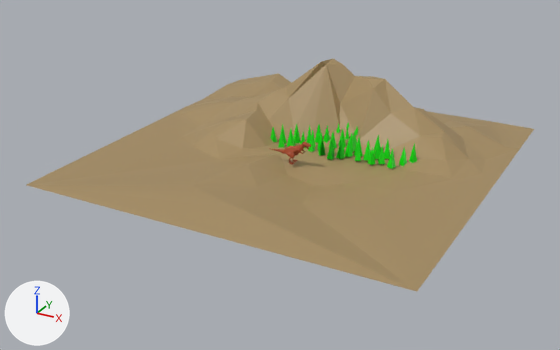
One commit to the Blender file Dino.blend: the scene before it, then after it.
Before and after are seen from a 50 mm lens placed at (52.5, -102.8, 47.0), pointed at (-1.9, -3.9, -2.5). Lighting does not change. The marker at lower left points along +X, +Y and +Z.

In view in the first picture: 'Landscape', 'Plane'.
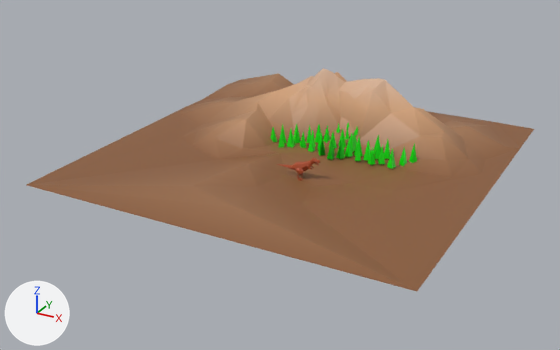
What changed in the scene script:
```text
Change mat_mountain:
    where n0 = _N.new('ShaderNodeBsdfPrincipled'); n0.name = 'Principled BSDF'
    remove n0.inputs[0].default_value = (0.378, 0.265, 0.12, 1.0)  # 'Base Color', brown #a58d61
    add n2 = _N.new('ShaderNodeTexCoord'); n2.name = 'Texture Coordinate'
    add n3 = _N.new('ShaderNodeSeparateXYZ'); n3.name = 'Separate XYZ'
    add n4 = _N.new('ShaderNodeValToRGB'); n4.name = 'Color Ramp'
    add while len(n4.color_ramp.elements) > 1: n4.color_ramp.elements.remove(n4.color_ramp.elements[-1])
    add n4.color_ramp.elements[0].position = 0.0; n4.color_ramp.elements[0].color = (0.262, 0.108, 0.0406, 1.0)
    add _e = n4.color_ramp.elements.new(0.195); _e.color = (0.631, 0.352, 0.185, 1.0)
    add _e = n4.color_ramp.elements.new(1.0); _e.color = (1.0, 1.0, 1.0, 1.0)
    add _L.new(n2.outputs[3], n3.inputs[0])  # 'Object' to 'Vector'
    add _L.new(n4.outputs[0], n0.inputs[0])  # 'Color' to 'Base Color'
    add _L.new(n3.outputs[2], n4.inputs[0])  # 'Z' to 'Factor'
Change me_grid:
    used by ob_landscape; location = (0.0, 0.0, 0.0); scale = (30.0, 30.0, 30.0)
    verts and faces of me_grid; kept vertices keep their numbers, new ones are numbered from 112
    before: 92 (-0.8, 0.84, 0.05) at pixel (253, 83), 102 (-0.99, 0.82, 0.02) at pixel (226, 84), 105 (-1.0, 1.0, 0.01) at pixel (240, 79)
    remove me_grid.from_pydata(...)  # 112 vertices, 200 faces; spans x -1.0..1.0, y -1.0..1.07, z -0.03..0.39
    add me_grid.from_pydata(...)  # 217 vertices, 343 faces; spans x -1.0..1.0, y -1.0..1.07, z -0.03..0.38
    me_grid part 1
    10 vertices are removed from x -0.32..0.22, y 0.41..0.54, z 0.17..0.39
    52 faces are deleted
    8 vertices move from x -0.26..0.07, y 0.33..0.63, z 0.12..0.39 to x -0.26..0.04, y 0.33..0.63, z 0.12..0.32
    114 vertices are added at x -0.47..0.49, y 0.15..0.54, z 0.0..0.38
    195 new faces join them
    me_grid part 2
    add delete_faces([(92, 105, 102)])
    add verts[192] = (-1.0, 0.91, 0.01)  # pixel (233, 82)
    add faces += [(92, 105, 192, 102)]
Change ob_plane:
    ob_plane.location: (0.0, -4.1, 2.3) -> (2.9, -6.6, 1.1)
```

Where the change shows, as pixel boxes (x1, y1, x2, y2) in the pictures (560 x 350 px; the box of a moved part takes in the faces that stretch with it):
'Landscape', surface changed, reshaped (beige to brown): before (27, 59, 534, 291); after (27, 68, 534, 291)
'Plane', moved: before (271, 142, 311, 165); after (277, 158, 320, 181)
part 1 of me_grid, built on: before (238, 59, 444, 153); after (238, 68, 444, 153)
part 2 of me_grid, moved or reshaped: (228, 80, 253, 85) in both
